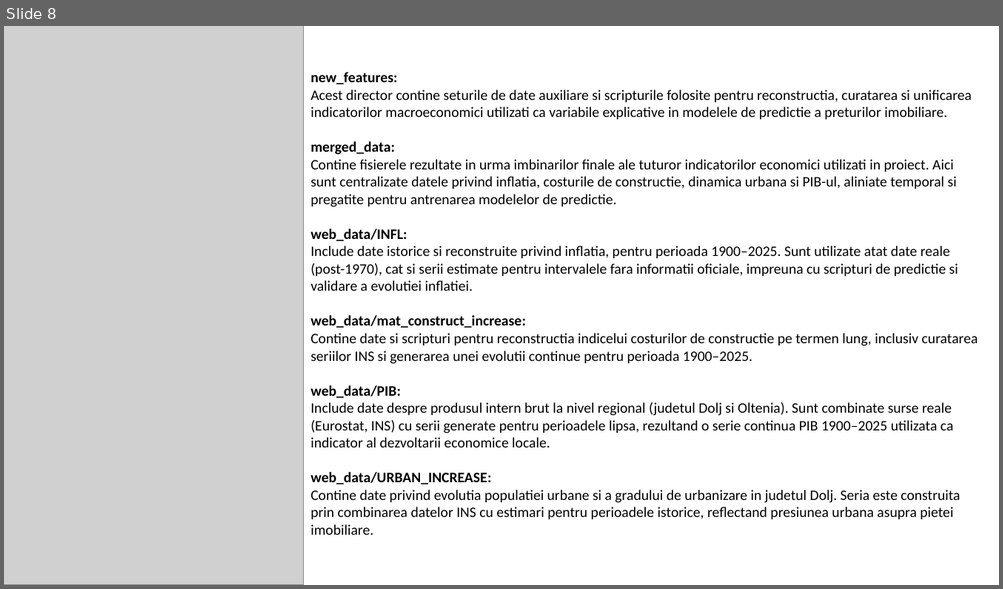
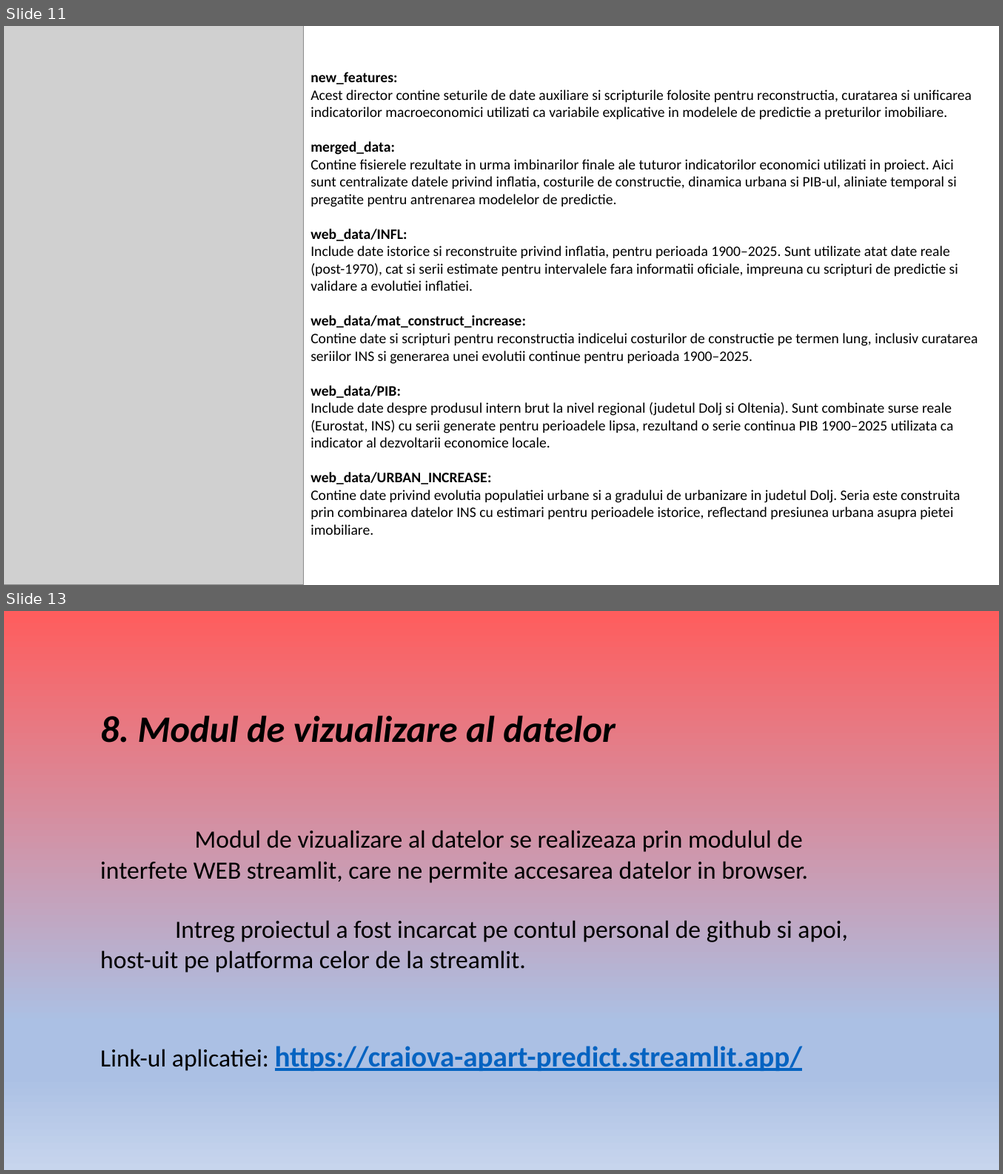
Before and after one commit to andrei-necsulea/Apartment_Prices_Prediction, a slide deck: Apartment_Prices_Craiova.pptx. Shown one above the other, each under a label of ours: slide 8 before the commit, slides 11 and 13 after it; the slides between them are not shown. The pictures are 1003x589 and 1003x1174 pixels, drawn with LibreOffice and Linux fonts; fonts in the diff are those of the drawing; grey boxes stand for pictures. Boxes give left, top, right and bottom in pixels: in the first picture for what was removed or moved away, otherwise in the second. Text is boxed around its words. In the diff, an @@ line names an element or a change of style, - is before the commit and + after.

```diff
--- a/Apartment_Prices_Craiova.pptx
+++ b/Apartment_Prices_Craiova.pptx
@@ slide 13 added at [4,611,999,1170], background gradient #FF5D5D to #ABC0E4 to #C7D5ED @@
@@ text added at [100,715,848,1071], 24 pt, text #000000 @@
+8. Modul de vizualizare al datelor
+Modul de vizualizare al datelor se realizeaza prin modulul de interfete WEB streamlit, care ne permite accesarea datelor in browser.
+Intreg proiectul a fost incarcat pe contul personal de github si apoi, host-uit pe platforma celor de la streamlit.
+Link-ul aplicatiei: https://craiova-apart-predict.streamlit.app/
@@ what was slide 8 is now slide 11 @@
```
Also in this commit, not shown: 6 slides changed, 6 other slides added, 1 other file.
